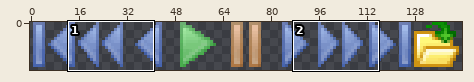
One commit to this sprite sheet: src/images/player.png. Above, an overview of the earlier version with the close-up marked.
Close-up. Before:
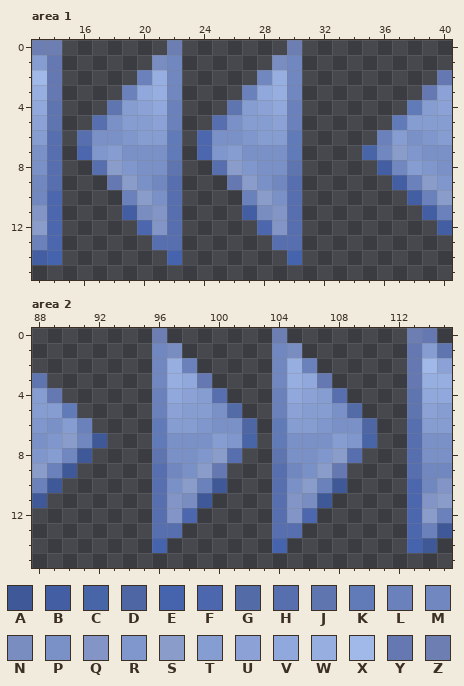
The file is 144x16 pixels. Colours within 5 levels of each other are drawn and written as one. Shown: area 1: x 13..40, y 0..15; area 2: x 88..115, y 0..15.
Palette (. is transparent): A #3e5898  B #435ea3  C #4865a7  D #4e66a4  E #4664ae  F #4c67ae  G #536ca8  H #576faf  J #5f75b0  K #617ab8  L #6a81bb  M #7187bf  N #798dc1  P #7a91c8  Q #8295c6  R #7f97cd  S #899cca  T #869dd2  U #8ca2d6  V #90a8db  W #97afe0  X #a1b9e8  Y #6578b1  Z #6d7eb2
Pixels before, area 1, first column x 13:
 0 ZZ.......Z.......Z..........
 1 TY......NM......NM..........
 2 XY.....LWM.....MWM.........Y
 3 WY....LVWM....LVWM........YU
 4 VJ...JTUVL...JTUVL.......KTU
 5 UJ..HPTTUL..HPTTUL......KTTT
 6 TH.HPPRTTK.FPPRTTK.....LTPRT
 7 PH.FRTPPPK.FRTPPPK....CMSRPP
 8 PH..HSRPPJ..HSRPPJ.....BMTRP
 9 MH...YSPMH...YSPMH......BLSR
10 MF....LSPH....LSPH.......BLS
11 QF....BNQH....BNQH........BL
12 SF.....FQH.....FQH.........B
13 LF......HH......HH..........
14 BE.......E.......E..........
Pixels before, area 2, first column x 88:
 0 ........Z.......Z........ZY.
 1 ........MN......MN.......YTJ
 2 ........MWL.....MWL......YXU
 3 J.......MWVY....MWVY.....YWW
 4 TY......LVUTH...LVUTH....JVV
 5 TTK.....LUTTPG..LUTTPG...JUT
 6 RPTL....KTTRPPD.KTTRPPD..HTT
 7 PRSMA...KPPPTRC.KPPPTRC..HPP
 8 RTMA....JPPRSH..JPPRSH...HPP
 9 SLA.....HMPSY...HMPSY....HMM
10 LA......HPSLA...HPSLA....FMQ
11 A.......HQNA....HQNA.....FQS
12 ........HQF.....HQF......FSL
13 ........HH......HH.......FLA
14 ........E.......E........EA.
Now the later version:
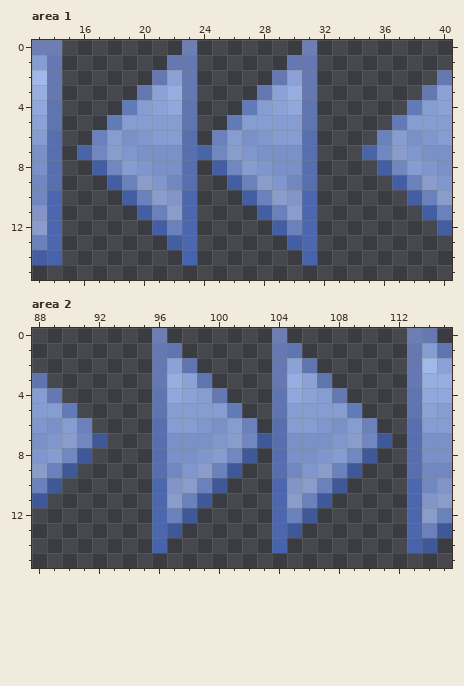
What changed:
Changed rows in their new state; - is an unchanged pixel.
Area 1:
first column x 16:
 0 ------.Z------.Z
 1 -----.YY-----.YY
 2 ----.YUY----.YUY
 3 ---.YUWY---.YUWY
 4 --.KTUVJ--.KTUVJ
 5 -.K--TTJ-.K--TTJ
 6 .LTPR-TH.LTPR-TH
 7 CMSR--PHCMSR--PH
 8 -BMTR-PH-BMTR-PH
 9 --BLSRMH--BLSRMH
10 ---BLSQF---BLSQF
11 ---.BLSF---.BLSF
12 ----.BLF----.BLF
13 -----.BF-----.BF
14 ------.E------.E
Area 2:
first column x 96:
 1 YJ------YJ------
 2 YUJ-----YUJ-----
 3 Y-UJ----Y-UJ----
 4 J---Y---J---Y---
 5 JT--TK--JT--TK--
 6 H----TL-H----TL-
 7 H---RSMAH---RSMA
 8 H---TMA-H---TMA-
 9 --R-LA----R-LA--
10 FQ------FQ------
11 FSL-----FSL-----
12 FLA-----FLA-----
13 FA------FA------
